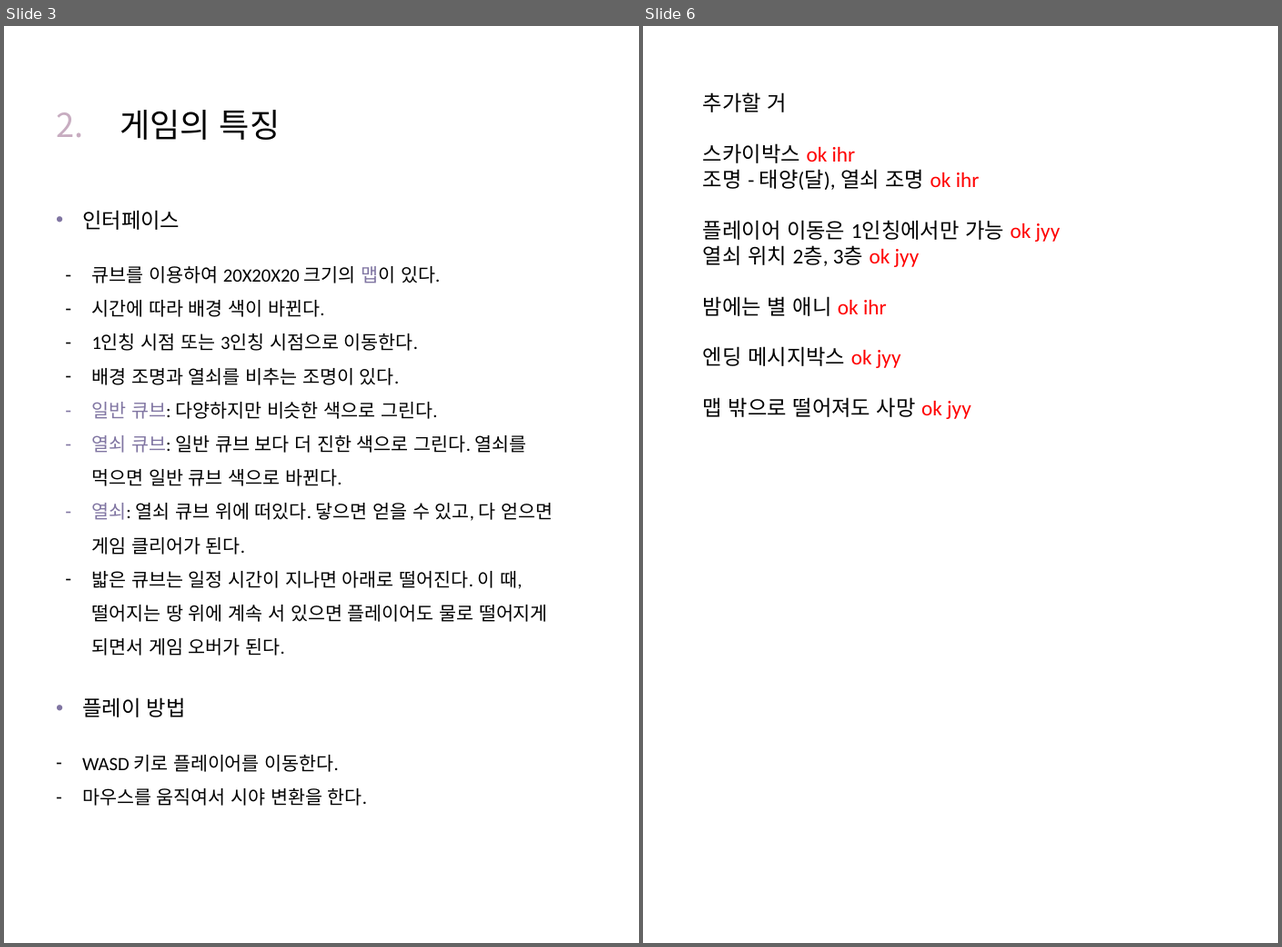
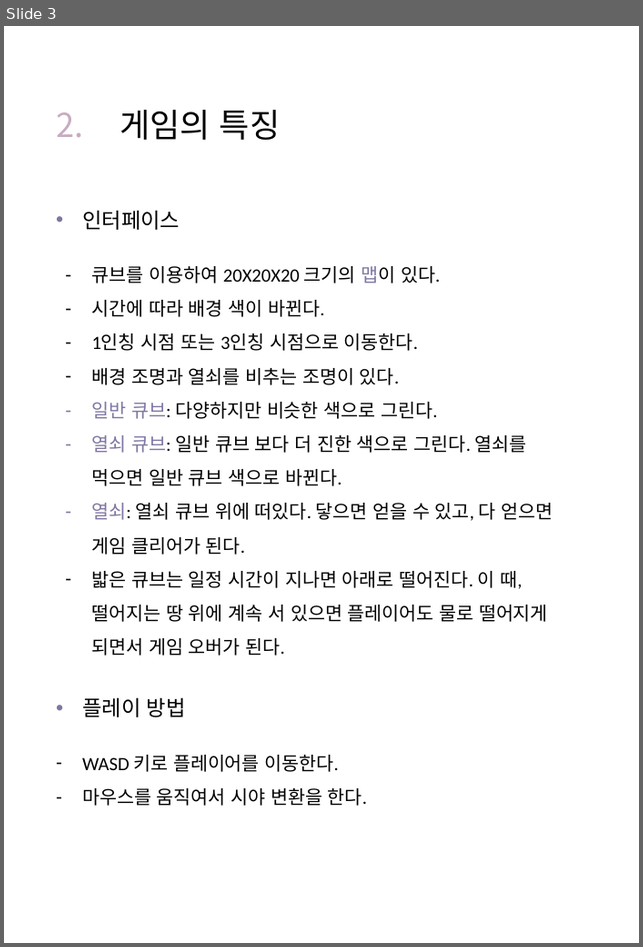
Before and after one commit to iop01447/2-2-ComputerGraphics-CUBE-ISLE, a slide deck: 컴그_기말프로젝트_제안서.pptx. Shown side by side, each under a label of ours: slides 3 and 6 before the commit, slide 3 after it; the slides between them are not shown. The pictures are 1282x947 and 643x947 pixels, drawn with LibreOffice and Linux fonts; fonts in the diff are those of the drawing. Boxes give left, top, right and bottom in pixels: in the first picture for what was removed or moved away, otherwise in the second. Text is boxed around its words. In the diff, an @@ line names an element or a change of style, - is before the commit and + after.

```diff
--- a/컴그_기말프로젝트_제안서.pptx
+++ b/컴그_기말프로젝트_제안서.pptx
@@ slide 6 removed at box(643, 26, 1278, 943), background #FFFFFF @@
@@ text removed at box(703, 92, 1061, 419) @@
-추가할 거
-스카이박스 ok ihr
-조명 - 태양(달), 열쇠 조명 ok ihr
-플레이어 이동은 1인칭에서만 가능 ok jyy
-열쇠 위치 2층, 3층 ok jyy
-밤에는 별 애니 ok ihr
-엔딩 메시지박스 ok jyy
-맵 밖으로 떨어져도 사망 ok jyy
```
Also in this commit, not shown: 1 slide changed, 32 other files.
